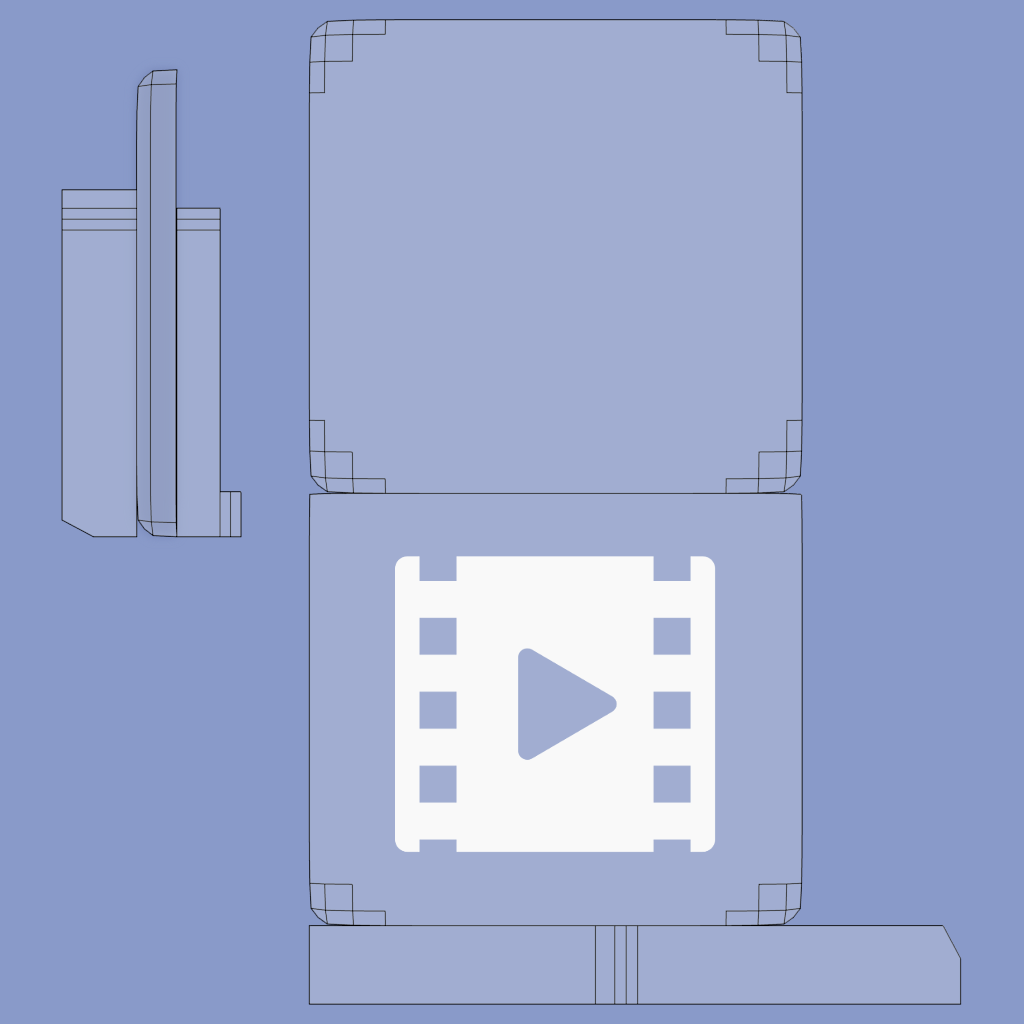
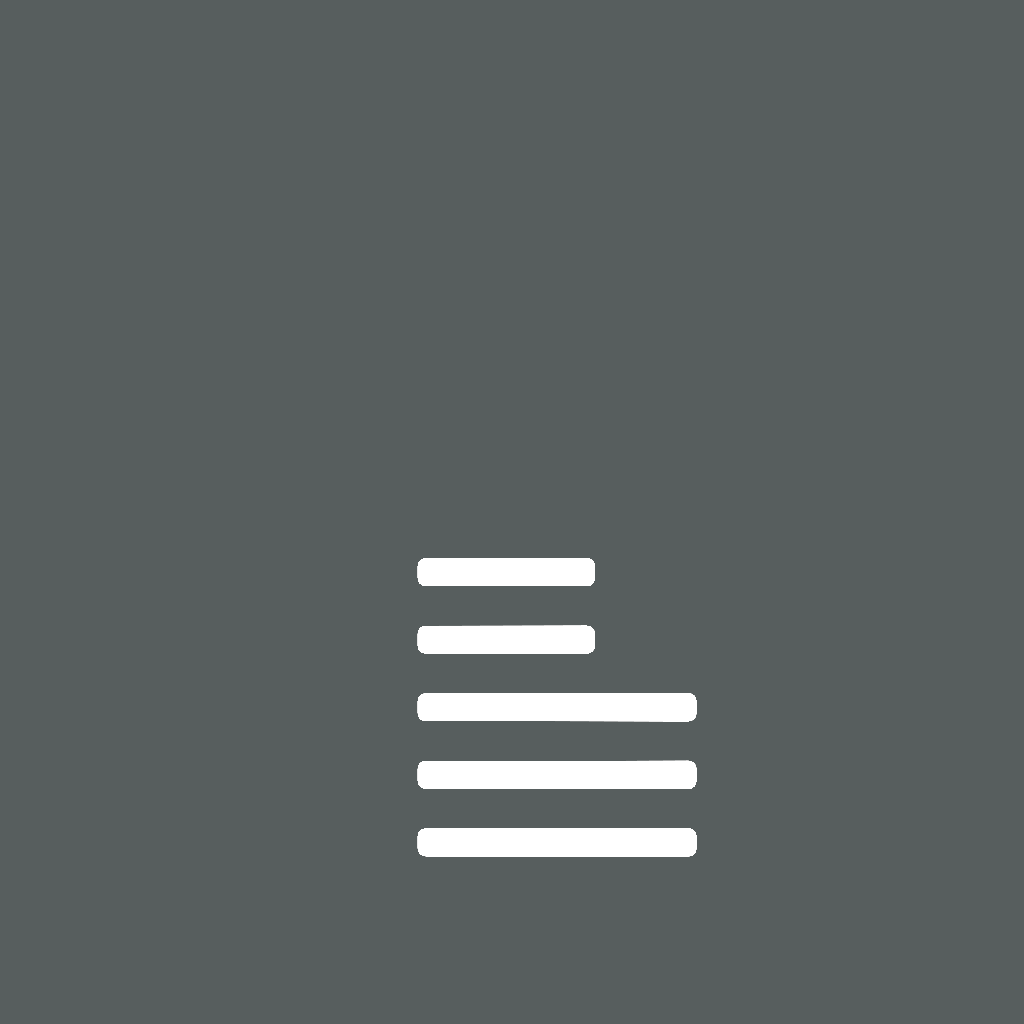
Layers edited between the first and the second w=1024, h=1024 image:
hid "app.png" over [61, 19, 962, 1005]
added layer "Pasted Layer #4" above "Layer #4" over [417, 558, 697, 857]
added layer "Layer #4" above "Pasted Layer #3" over [0, 0, 1024, 1024]
hid "Layer #1", moved it above "Pasted Layer #1", painted on it over [0, 0, 1024, 1024]
hid "Pasted Layer" over [395, 556, 716, 853]
hid "Layer" over [0, 0, 1024, 1024]
